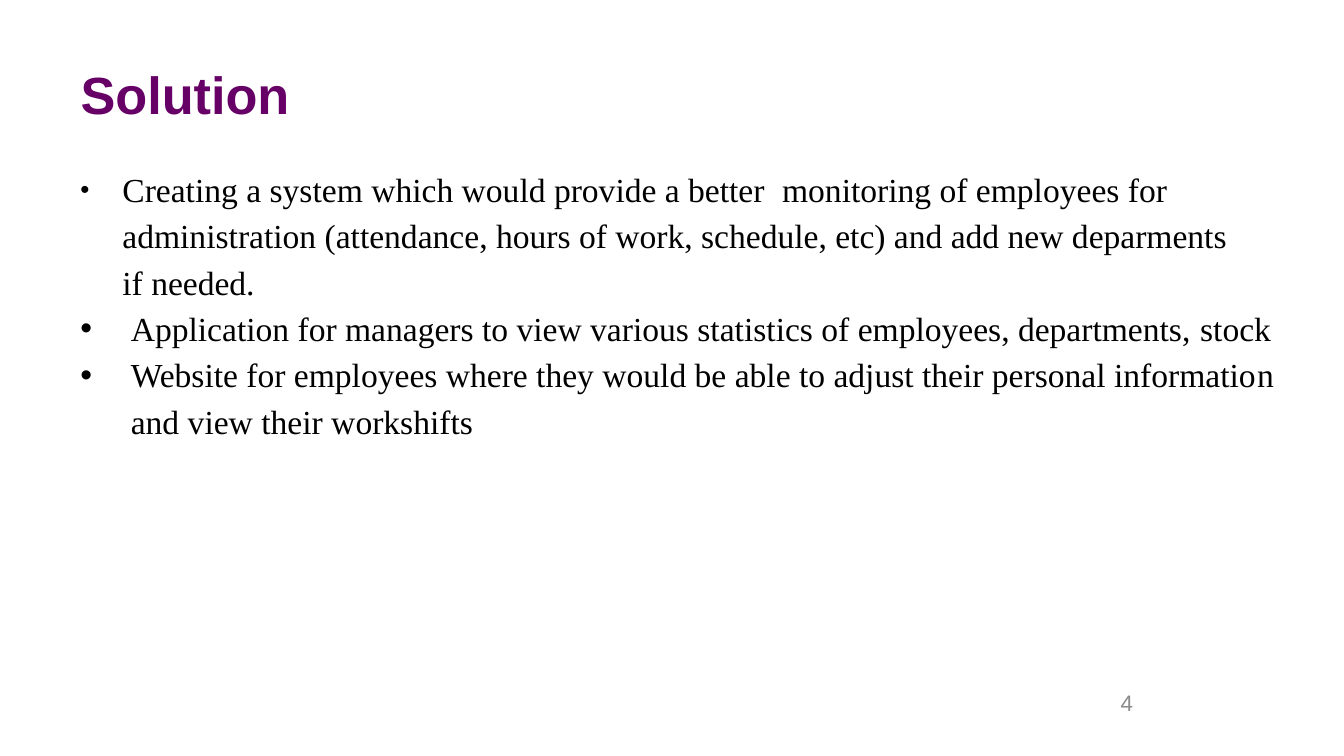
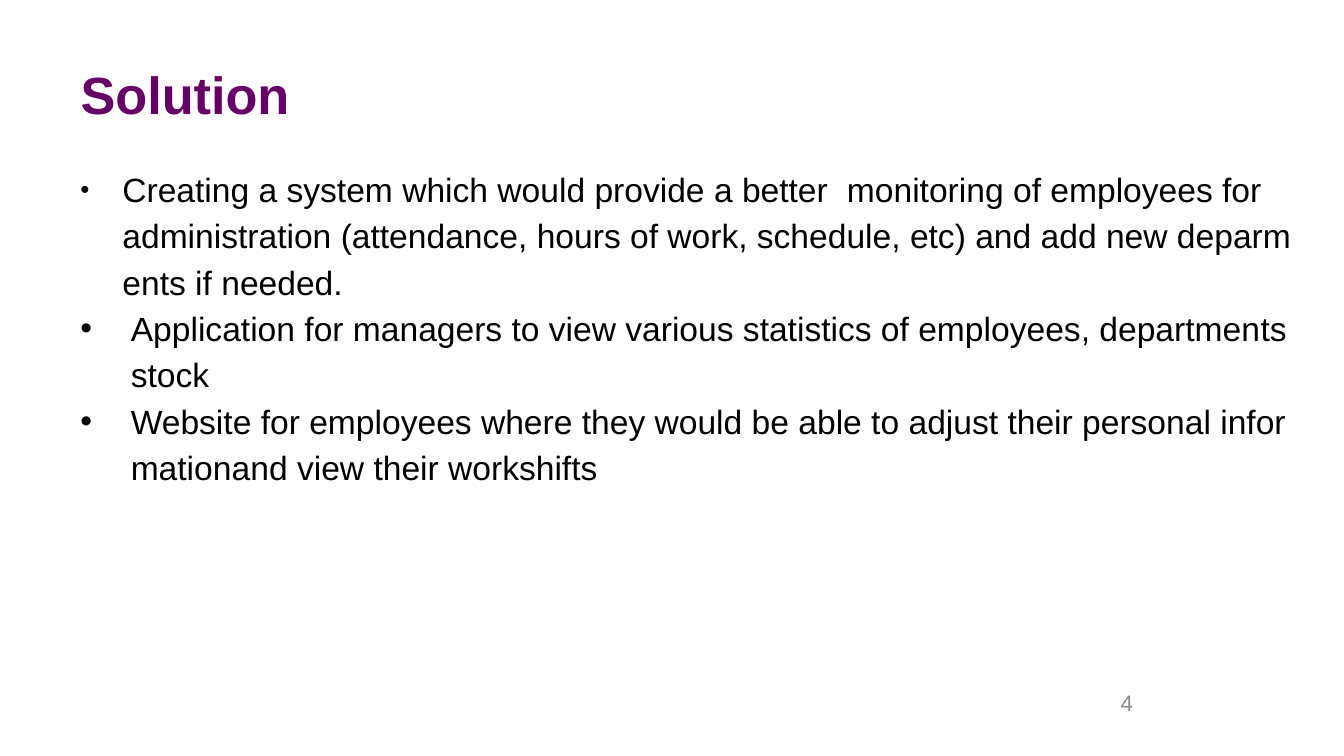
Before and after one commit to MateiMitran/MediaBazaarSemester2, a slide deck: slide 4 of MediaBazaar_Presentation.pptx. Drawn at 1344x756 pixels with LibreOffice and Linux fonts; fonts in the diff are those of the drawing; background and template pictures are left out. Boxes give left, top, right and bottom in pixels: in the first picture for what was removed or moved away, otherwise in the second. Text is boxed around its words. In the diff, an @@ line names an element or a change of style, - is before the commit and + after.

Commit message:
demo 1

```diff
--- a/MediaBazaar_Presentation.pptx
+++ b/MediaBazaar_Presentation.pptx
@@ text at [122, 177, 1286, 388]: text changed; font Times New Roman to Arial @@
-• Creating a system which would provide a better monitoring of employees for
-administration (attendance, hours of work, schedule, etc) and add new deparments
-if needed.
-• Application for managers to view various statistics of employees, departments, stock
+• Creating a system which would provide a better monitoring of employees for administration (attendance, hours of work, schedule, etc) and add new deparments if needed.
+• Application for managers to view various statistics of employees, departments stock
@@ text at [131, 409, 1211, 481]: font Times New Roman to Arial in "Website for employees where they would be ..." @@
```
